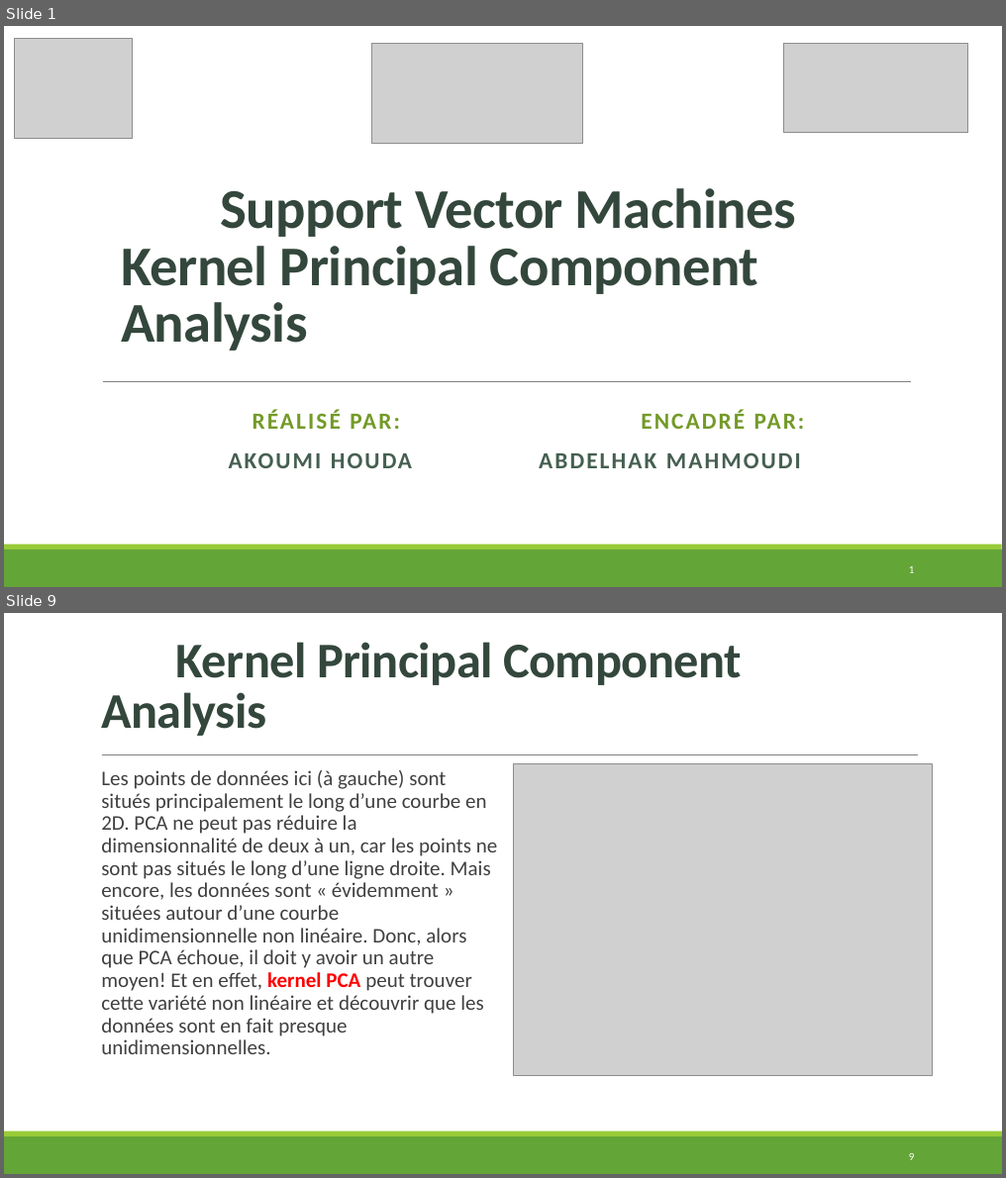
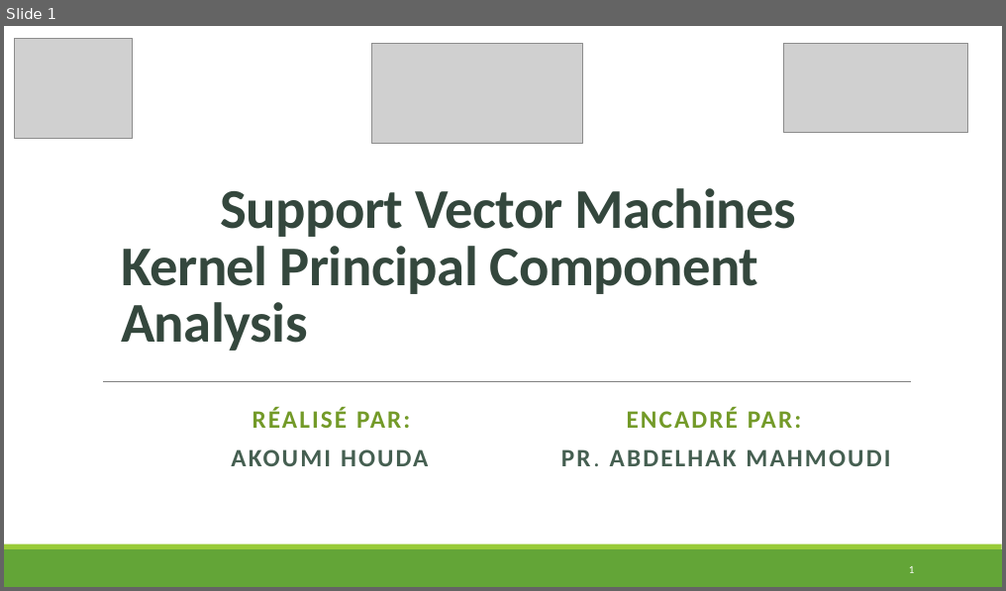
Before and after one commit to HOU-D/Machine-learning-project-, a slide deck: ML_AKOUMI HOUDA.pptx. Shown one above the other, each under a label of ours: slides 1 and 9 before the commit, slide 1 after it; the slides between them are not shown. The pictures are 1006x1178 and 1006x591 pixels, drawn with LibreOffice and Linux fonts; fonts in the diff are those of the drawing; grey boxes stand for pictures. Boxes give left, top, right and bottom in pixels: in the first picture for what was removed or moved away, otherwise in the second. Text is boxed around its words. In the diff, an @@ line names an element or a change of style, - is before the commit and + after.

```diff
--- a/ML_AKOUMI HOUDA.pptx
+++ b/ML_AKOUMI HOUDA.pptx
@@ slide 9 removed at <box>4,613,1002,1174</box>, background #FFFFFF; not listed: 2 template elements that a slide beside it also shows @@
@@ title removed at <box>101,642,742,736</box> @@
-Kernel Principal Component Analysis
@@ line removed from (102, 756) to (918, 756) @@
@@ text removed at <box>101,770,497,1055</box> @@
-  Les points de données ici (à gauche) sont situés principalement le long d’une courbe en 2D. PCA ne peut pas réduire la dimensionnalité de deux à un, car les points ne sont pas situés le long d’une ligne droite. Mais encore, les données sont « évidemment » situées autour d’une courbe unidimensionnelle non linéaire. Donc, alors que PCA échoue, il doit y avoir un autre moyen! Et en effet, kernel PCA peut trouver cette variété non linéaire et découvrir que les données sont en fait presque unidimensionnelles.
@@ picture removed at <box>513,764,933,1075</box> @@
@@ page number removed at <box>909,1154,915,1160</box> @@
-9
@@ slide 1 changed as well @@
@@ subtitle at <box>252,408,801,428</box>: size 22.2 to 24 pt in "RÉALISÉ PAR: ENCADRÉ PAR:"; line spacing 0.9 to 0.8 @@
@@ subtitle at <box>231,450,890,467</box>: text changed; size 22.2 to 24 pt @@
-AKOUMI HOUDA ABDELHAK MAHMOUDI
+AKOUMI HOUDA PR. ABDELHAK MAHMOUDI
```
Also in this commit, not shown: 3 other slides changed, 6 slides added, 5 other slides removed.
